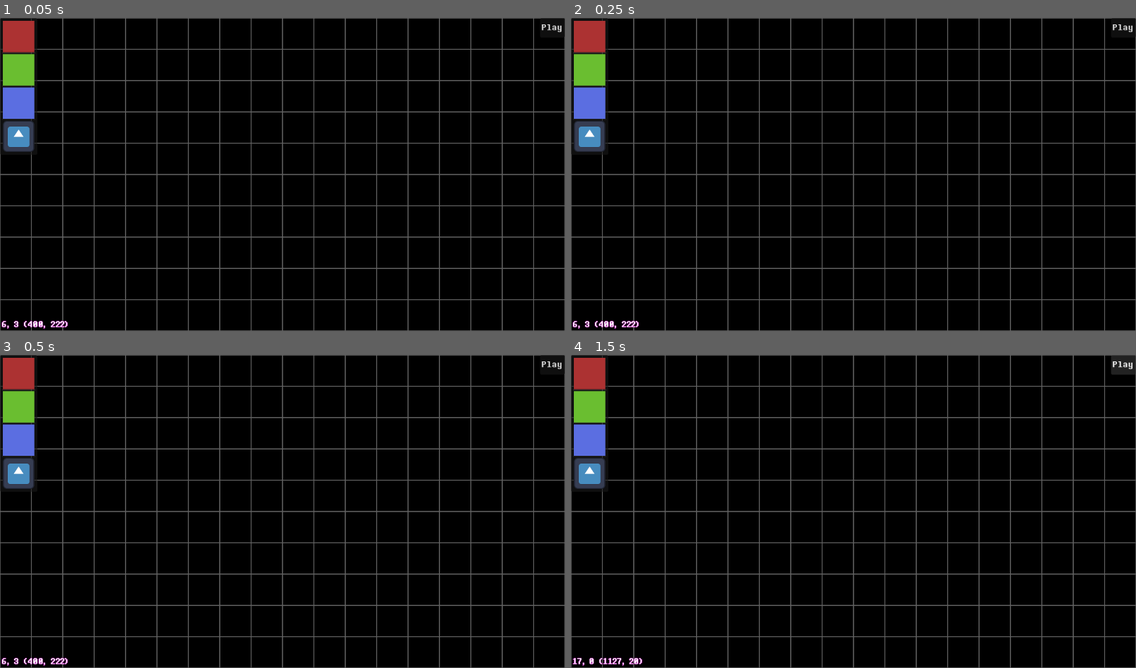
Above: before the commit, frames 1-4 (two rows, left to right).
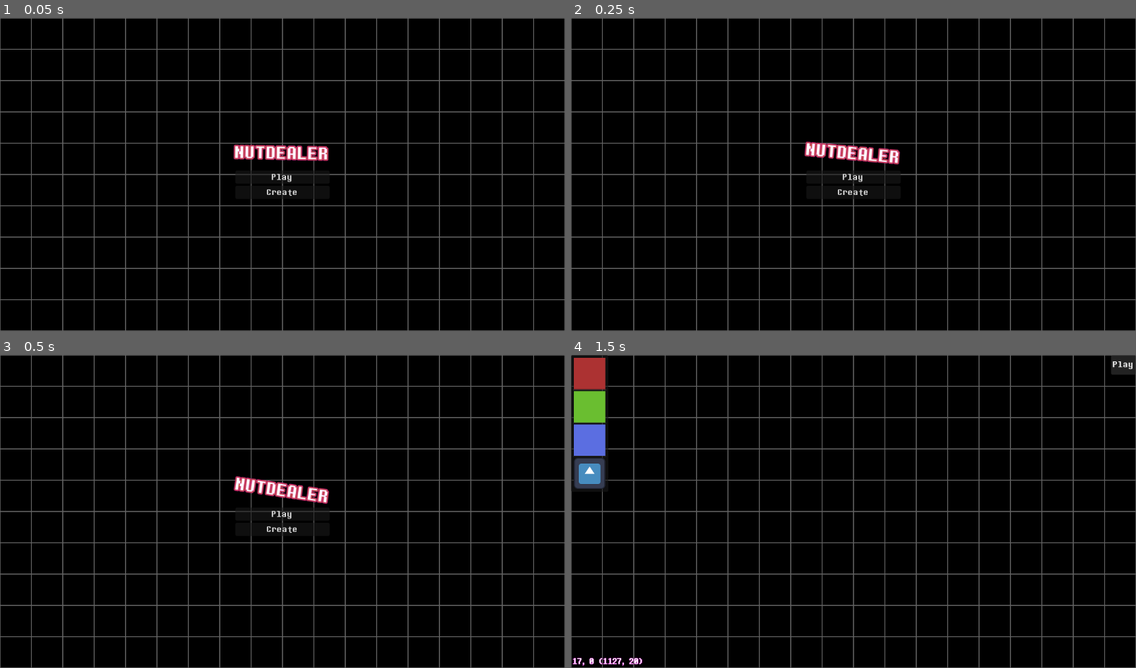
Above: after the commit, the same moments.

Repository: LunarTides/nutdealer
Game: Godot game, scene res://scenes/ui/main_menu.tscn
Two runs of this game, one before a commit and one after it. Both use one fixed random seed, a clock stepped at 60 frames per second and the inputs below. Before the commit the project starts from res://scenes/ui/creator/creator_dark_world_ui.tscn. The engine's default icon, where the game draws it, is replaced by a stand-in: a white triangle on a blue panel in a dark square.
Inputs (mouse positions are in pixels of both pictures, inside the frame that each line leads up to):
- Up to frame 1 (0.05 s): no input
- Up to frame 2 (0.25 s): no input
- Up to frame 3 (0.5 s): no input
- Up to frame 4 (1.5 s): click (853, 530) at 0.5 s, where only the run after the commit has a clickable "Create"; click "Play" at 1.25 s

The runs differ from the first frame. In frame 1, 3.6% of the frame differs, in the area x 0-100%, y 0-100%; in frame 2, 3.6%; in frame 3, 3.6%; in frame 4, nothing differs.

Commit message:
Add main menu and proper play button

Diff:
--- a/project.godot
+++ b/project.godot
@@ -11,7 +11,7 @@
 [application]
 
 config/name="Nutdealer"
-run/main_scene="uid://cidw2jv7myp3u"
+run/main_scene="uid://dkt4of73j5kd3"
 config/features=PackedStringArray("4.7", "Mobile")
 boot_splash/show_image=false
 config/icon="res://icon.svg"
--- a/scenes/ui/creator/creator_dark_world_ui.gd
+++ b/scenes/ui/creator/creator_dark_world_ui.gd
@@ -13,8 +13,12 @@
 
 # Called when the node enters the scene tree for the first time.
 func _ready() -> void:
+	Creator.start()
+
 	camera_2d.global_position = Global.screen_size / 2
 	init_grid_hint()
+
+	Creator.dark_world_ui = self
 
 	Game.play_start.connect(func() -> void:
 		grid_hint.hide()
--- /dev/null
+++ b/scenes/ui/main_menu.gd
@@ -0,0 +1,48 @@
+extends Control
+
+const CREATOR_DARK_WORLD_UI: PackedScene = preload("uid://cidw2jv7myp3u")
+
+@export var title_label: Label
+
+var title_pulse_label: Label
+
+# Called when the node enters the scene tree for the first time.
+func _ready() -> void:
+	title_label.get_node(^"AnimationPlayer").play(&"title")
+
+
+# Called every frame. 'delta' is the elapsed time since the previous frame.
+func _process(delta: float) -> void:
+	title_label.offset_transform_rotation += 1 * delta
+
+
+func _on_play_button_pressed() -> void:
+	CreatorSave.loaded.connect(func() -> void:
+		queue_free()
+		Game.play_from(0)
+	)
+
+	CreatorSave.create_open_world_dialogue()
+
+
+func _on_create_button_pressed() -> void:
+	get_tree().change_scene_to_packed(CREATOR_DARK_WORLD_UI)
+
+func title_pulse() -> void:
+	if is_instance_valid(title_pulse_label):
+		title_pulse_label.queue_free()
+
+	title_pulse_label = title_label.duplicate()
+	title_pulse_label.top_level = true
+	title_label.get_parent().add_child.call_deferred(title_pulse_label)
+	title_pulse_label.global_position = title_label.global_position
+
+	# Waiting a single frame for some reason makes the animation smoother.
+	await get_tree().process_frame
+
+	var animation_player: AnimationPlayer = title_pulse_label.get_node(^"AnimationPlayer")
+	animation_player.play(&"title_pulse")
+	animation_player.seek(title_label.get_node(^"AnimationPlayer").current_animation_position, true, true)
+
+func title_pulse_delete() -> void:
+	title_pulse_label.queue_free()
--- /dev/null
+++ b/scenes/ui/main_menu.tscn
@@ -0,0 +1,229 @@
+[gd_scene format=3 uid="uid://dkt4of73j5kd3"]
+
+[ext_resource type="Script" uid="uid://dax1gd5h7je8o" path="res://scenes/ui/main_menu.gd" id="1_sl1te"]
+[ext_resource type="Texture2D" uid="uid://dpct3ph6ypibi" path="res://assets/sprites/creator/grid_bg.png" id="2_fe2o3"]
+
+[sub_resource type="LabelSettings" id="LabelSettings_hakx0"]
+font_size = 32
+stacked_outline_count = 3
+stacked_outline_0/size = 2
+stacked_outline_0/color = Color(0.9023448, 0.0010348111, 0.9566867, 1)
+stacked_outline_1/size = 4
+stacked_outline_1/color = Color(0.72501045, 0.44957715, 0, 1)
+stacked_outline_2/size = 6
+stacked_outline_2/color = Color(0.79095536, 0.14700526, 0.4996215, 1)
+
+[sub_resource type="Animation" id="Animation_sl1te"]
+length = 0.001
+tracks/0/type = "bezier"
+tracks/0/imported = false
+tracks/0/enabled = true
+tracks/0/path = NodePath(".:offset_transform_rotation")
+tracks/0/interp = 1
+tracks/0/loop_wrap = true
+tracks/0/keys = {
+"handle_modes": PackedInt32Array(0),
+"points": PackedFloat32Array(0, -0.25, 0, 0.25, 0),
+"times": PackedFloat32Array(0)
+}
+tracks/1/type = "bezier"
+tracks/1/imported = false
+tracks/1/enabled = true
+tracks/1/path = NodePath(".:modulate:a")
+tracks/1/interp = 1
+tracks/1/loop_wrap = true
+tracks/1/keys = {
+"handle_modes": PackedInt32Array(0),
+"points": PackedFloat32Array(1, -0.25, 0, 0.25, 0),
+"times": PackedFloat32Array(0)
+}
+tracks/2/type = "bezier"
+tracks/2/imported = false
+tracks/2/enabled = true
+tracks/2/path = NodePath(".:offset_transform_scale:x")
+tracks/2/interp = 1
+tracks/2/loop_wrap = true
+tracks/2/keys = {
+"handle_modes": PackedInt32Array(0),
+"points": PackedFloat32Array(1, -0.25, 0, 0.25, 0),
+"times": PackedFloat32Array(0)
+}
+tracks/3/type = "bezier"
+tracks/3/imported = false
+tracks/3/enabled = true
+tracks/3/path = NodePath(".:offset_transform_scale:y")
+tracks/3/interp = 1
+tracks/3/loop_wrap = true
+tracks/3/keys = {
+"handle_modes": PackedInt32Array(0),
+"points": PackedFloat32Array(1, -0.25, 0, 0.25, 0),
+"times": PackedFloat32Array(0)
+}
+
+[sub_resource type="Animation" id="Animation_fe2o3"]
+resource_name = "title"
+length = 4.0
+loop_mode = 1
+tracks/0/type = "bezier"
+tracks/0/imported = false
+tracks/0/enabled = true
+tracks/0/path = NodePath(".:offset_transform_rotation")
+tracks/0/interp = 1
+tracks/0/loop_wrap = true
+tracks/0/keys = {
+"handle_modes": PackedInt32Array(0, 2, 2, 2, 2),
+"points": PackedFloat32Array(0, -0.25, 0, 0.36666667, 0.18942569, 0.2, 0, -0.020671427, 0, 0, -2.2933818e-08, -0.70000005, 0.27153116, 0.27613404, -0.10711285, -0.2, -0.29999995, 0.022503734, 0, 0, 0, -0.5, -0.24447925, 0, 0),
+"times": PackedFloat32Array(0, 1, 2, 3, 4)
+}
+tracks/1/type = "method"
+tracks/1/imported = false
+tracks/1/enabled = true
+tracks/1/path = NodePath("../..")
+tracks/1/interp = 1
+tracks/1/loop_wrap = true
+tracks/1/keys = {
+"times": PackedFloat32Array(1, 3),
+"transitions": PackedFloat32Array(1, 1),
+"values": [{
+"args": [],
+"method": &"title_pulse"
+}, {
+"args": [],
+"method": &"title_pulse"
+}]
+}
+
+[sub_resource type="Animation" id="Animation_1g8jr"]
+resource_name = "title_pulse"
+length = 4.0
+loop_mode = 1
+tracks/0/type = "bezier"
+tracks/0/imported = false
+tracks/0/enabled = true
+tracks/0/path = NodePath(".:offset_transform_rotation")
+tracks/0/interp = 1
+tracks/0/loop_wrap = true
+tracks/0/keys = {
+"handle_modes": PackedInt32Array(0, 0, 0, 0, 0),
+"points": PackedFloat32Array(0, -0.25, 0, 0.36666667, 0.18942569, 0.2, 0, -0.020671427, 0, 0, -2.2933818e-08, -0.70000005, 0.27153116, 0.27613404, -0.10711285, -0.2, -0.29999995, 0.022503734, 0, 0, 0, -0.5, -0.24447925, 0, 0),
+"times": PackedFloat32Array(0, 1, 2, 3, 4)
+}
+tracks/1/type = "method"
+tracks/1/imported = false
+tracks/1/enabled = true
+tracks/1/path = NodePath("../..")
+tracks/1/interp = 1
+tracks/1/loop_wrap = true
+tracks/1/keys = {
+"times": PackedFloat32Array(1, 2, 3, 4),
+"transitions": PackedFloat32Array(1, 1, 1, 1),
+"values": [{
+"args": [],
+"method": &"title_pulse_delete"
+}, {
+"args": [],
+"method": &"title_pulse_delete"
+}, {
+"args": [],
+"method": &"title_pulse_delete"
+}, {
+"args": [],
+"method": &"title_pulse_delete"
+}]
+}
+tracks/2/type = "bezier"
+tracks/2/imported = false
+tracks/2/enabled = true
+tracks/2/path = NodePath(".:modulate:a")
+tracks/2/interp = 1
+tracks/2/loop_wrap = true
+tracks/2/keys = {
+"handle_modes": PackedInt32Array(0, 2, 0, 0, 0, 0, 0, 0),
+"points": PackedFloat32Array(1, -0.25, 0, 0.25, 0, 0, -0.16666667, 0, 0.0016666651, 0, 1, -0.07777779, 0.07777779, 0.08888888, -0.08888888, 0, -0.17777777, 0.16666667, 0, 0, 1, -0.01666665, 0, 0.15000002, 0, 0, -0.17222223, 0, 0, 0, 1, -0.04444444, 0, 0.12222223, 0, 0, -0.2925763, -0.58876044, 0, 0),
+"times": PackedFloat32Array(0, 1, 1.01, 2, 2.01, 3, 3.01, 4)
+}
+tracks/3/type = "bezier"
+tracks/3/imported = false
+tracks/3/enabled = true
+tracks/3/path = NodePath(".:offset_transform_scale:x")
+tracks/3/interp = 1
+tracks/3/loop_wrap = true
+tracks/3/keys = {
+"handle_modes": PackedInt32Array(0, 0, 0, 0, 0, 0, 0, 0),
+"points": PackedFloat32Array(1, -0.25, 0, 0.25, 0, 1.5, -0.16111112, 0.16666669, 0, 0, 1, -0.038888894, 0.25000003, 0, 0, 1.5, -0.17055556, 0.16666667, 0, 0, 1, -0.01666665, 0.25, 0, 0, 1.5, -0.14833336, 0.16666667, 0, 0, 1, -0.033333343, 0.25, 0, 0, 1.5, -0.15388891, 0.16666667, 0, 0),
+"times": PackedFloat32Array(0, 1, 1.01, 2, 2.01, 3, 3.01, 4)
+}
+tracks/4/type = "bezier"
+tracks/4/imported = false
+tracks/4/enabled = true
+tracks/4/path = NodePath(".:offset_transform_scale:y")
+tracks/4/interp = 1
+tracks/4/loop_wrap = true
+tracks/4/keys = {
+"handle_modes": PackedInt32Array(0, 0, 0, 0, 0, 0, 0, 0),
+"points": PackedFloat32Array(1, -0.25, 0, 0.25, 0, 1.5, -0.16111112, 0.16666669, 0, 0, 1, -0.038888894, 0.25000003, 0, 0, 1.5, -0.17055556, 0.16666667, 0, 0, 1, -0.01666665, 0.25, 0, 0, 1.5, -0.14833336, 0.16666667, 0, 0, 1, -0.033333343, 0.25, 0, 0, 1.5, -0.15388891, 0.16666667, 0, 0),
+"times": PackedFloat32Array(0, 1, 1.01, 2, 2.01, 3, 3.01, 4)
+}
+
+[sub_resource type="AnimationLibrary" id="AnimationLibrary_1g8jr"]
+_data = {
+&"RESET": SubResource("Animation_sl1te"),
+&"title": SubResource("Animation_fe2o3"),
+&"title_pulse": SubResource("Animation_1g8jr")
+}
+
+[node name="MainMenu" type="Control" unique_id=1928361223 node_paths=PackedStringArray("title_label")]
+layout_mode = 3
+anchors_preset = 15
+anchor_right = 1.0
+anchor_bottom = 1.0
+grow_horizontal = 2
+grow_vertical = 2
+script = ExtResource("1_sl1te")
+title_label = NodePath("VBoxContainer/TitleLabel")
+
+[node name="VBoxContainer" type="VBoxContainer" parent="." unique_id=1173272385]
+layout_mode = 1
+anchors_preset = 8
+anchor_left = 0.5
+anchor_top = 0.5
+anchor_right = 0.5
+anchor_bottom = 0.5
+offset_left = -20.0
+offset_top = -20.0
+offset_right = 20.0
+offset_bottom = 20.0
+grow_horizontal = 2
+grow_vertical = 2
+
+[node name="TitleLabel" type="Label" parent="VBoxContainer" unique_id=564738312]
+z_index = 1
+layout_mode = 2
+size_flags_horizontal = 4
+offset_transform_enabled = true
+offset_transform_position = Vector2(0, -12)
+text = "NUTDEALER"
+label_settings = SubResource("LabelSettings_hakx0")
+
+[node name="AnimationPlayer" type="AnimationPlayer" parent="VBoxContainer/TitleLabel" unique_id=883555695]
+libraries/ = SubResource("AnimationLibrary_1g8jr")
+
+[node name="PlayButton" type="Button" parent="VBoxContainer" unique_id=584903432]
+layout_mode = 2
+text = "Play"
+
+[node name="CreateButton" type="Button" parent="VBoxContainer" unique_id=107973973]
+layout_mode = 2
+text = "Create"
+
+[node name="Grid" type="TextureRect" parent="." unique_id=1500288263]
+modulate = Color(0.38851848, 0.38851848, 0.38851845, 1)
+z_index = -10
+layout_mode = 0
+offset_right = 40.0
+offset_bottom = 40.0
+mouse_filter = 2
+texture = ExtResource("2_fe2o3")
+
+[connection signal="pressed" from="VBoxContainer/PlayButton" to="." method="_on_play_button_pressed"]
+[connection signal="pressed" from="VBoxContainer/CreateButton" to="." method="_on_create_button_pressed"]
--- a/scenes/ui/tile.gd
+++ b/scenes/ui/tile.gd
@@ -63,7 +63,7 @@
 
 func _input(event: InputEvent) -> void:
 	if event is InputEventMouseButton and event.pressed:
-		if not actions.get_global_rect().has_point(Global.mouse_position):
+		if Creator.enabled and not actions.get_global_rect().has_point(Global.mouse_position):
 			# Clicked outside window.
 			self_modulate = Color.WHITE
 			actions.hide()
@@ -122,7 +122,7 @@
 
 
 func _on_static_body_2d_input_event(viewport: Node, event: InputEvent, shape_idx: int) -> void:
-	if not actions.visible and event is InputEventMouseButton and event.pressed:
+	if Creator.enabled and not actions.visible and event is InputEventMouseButton and event.pressed:
 		actions.global_position = Global.mouse_position
 		self_modulate *= 1.25
 		actions.show()
--- a/scripts/autoload/global.gd
+++ b/scripts/autoload/global.gd
@@ -10,10 +10,6 @@
 # Called when the node enters the scene tree for the first time.
 func _ready() -> void:
 	get_window().min_size = Vector2(1152, 640)
-
-	# TODO: Remove. Enable creator.
-	await get_tree().process_frame
-	Creator.start()
 
 
 # Called every frame. 'delta' is the elapsed time since the previous frame.
--- a/scripts/creator/creator.gd
+++ b/scripts/creator/creator.gd
@@ -30,8 +30,7 @@
 var world_name: String
 # TODO: Show this dirty flag in-editor.
 var dirty: bool = false
-
-@onready var dark_world_ui: CreatorDarkWorldUI = $/root/CreatorDarkWorldUI
+var dark_world_ui: CreatorDarkWorldUI
 
 # Called when the node enters the scene tree for the first time.
 func _ready() -> void:
--- a/scripts/creator/creator_save.gd
+++ b/scripts/creator/creator_save.gd
@@ -1,4 +1,7 @@
 extends Node
+
+signal saved
+signal loaded
 
 const CREATOR_FIRST_SAVE_DIALOGUE: PackedScene = preload("uid://24k3h1cax05e")
 const CREATOR_OPEN_WORLD_DIALOGUE: PackedScene = preload("uid://1xt5rpnm2slf")
@@ -55,7 +58,7 @@
 
 # Called every frame. 'delta' is the elapsed time since the previous frame.
 func _process(delta: float) -> void:
-	if Game.playing:
+	if Game.playing or not Creator.enabled:
 		return
 
 	# Save
@@ -101,7 +104,7 @@
 		# Ask to save first.
 		create_save_dialogue(new_world)
 
-func create_save_dialogue(then: Callable = func(saved: bool) -> void: pass) -> void:
+func create_save_dialogue(then: Callable = func(confirmed: bool) -> void: pass) -> void:
 	var dialogue: ConfirmationDialog = CREATOR_SAVE_DIALOGUE.instantiate()
 	dialogue.confirmed.connect(func() -> void:
 		if world_name:
@@ -116,7 +119,7 @@
 	add_child(dialogue)
 	dialogue.popup_centered_clamped()
 
-func create_first_save_dialogue(then: Callable = func(saved: bool) -> void: pass) -> void:
+func create_first_save_dialogue(then: Callable = func(confirmed: bool) -> void: pass) -> void:
 	var dialogue: ConfirmationDialog = CREATOR_FIRST_SAVE_DIALOGUE.instantiate()
 	dialogue.confirmed.connect(func() -> void:
 		var new_world_name: String = dialogue.get_node(^"WorldName").text
@@ -204,6 +207,8 @@
 	dirty = false
 	has_saved_once = true
 
+	saved.emit()
+
 func load_world() -> void:
 	var path: String = "user://worlds/%s" % world_name
 	if not FileAccess.file_exists("%s/world.cfg" % path):
@@ -224,9 +229,12 @@
 	var config: ConfigFile = ConfigFile.new()
 	config.load("%s/world.cfg" % path)
 
-	for key: String in config.get_section_keys("rooms"):
-		var bounds: Rect2i = config.get_value("rooms", key)
-		Room.add_room(bounds)
+	if config.has_section("rooms"):
+		for key: String in config.get_section_keys("rooms"):
+			var bounds: Rect2i = config.get_value("rooms", key)
+			Room.add_room(bounds)
+
+	loaded.emit()
 
 	await get_tree().process_frame
 	dirty = false
--- a/scripts/game/game.gd
+++ b/scripts/game/game.gd
@@ -6,6 +6,7 @@
 
 const TILES: PackedScene = preload("uid://c810cm35ke6y5")
 const TILE: PackedScene = preload("uid://cfme7hrx25bgv")
+const PLAYER: PackedScene = preload("uid://bvxdrb5d24bxx")
 
 var playing: bool = false:
 	set(value):
@@ -45,6 +46,29 @@
 
 	border_tiles = Node.new()
 	add_child(border_tiles)
+
+func play_from(room_index: int) -> void:
+	if room_index == -1:
+		push_error("Must start in a room.")
+		return
+
+	# Disable tiles outside room.
+	tiles.call_outside_room(room_index, func(tile: Tile) -> void:
+		tile.disable()
+	)
+
+	playing = true
+	current_room = room_index
+
+	# Create player.
+	player = PLAYER.instantiate()
+	add_child(player)
+
+	var room_bounds: Rect2i = Room.bounds[current_room]
+	@warning_ignore("integer_division")
+	player.global_position = Global.coords_to_position(room_bounds.position + room_bounds.size / 2)
+	Game.constrain_player_to_current_room()
+
 
 func switch_room(room_index: int, player_pos: Vector2) -> void:
 	# Get starting room from camera position.
Not shown, added: scenes/ui/main_menu.gd.uid
